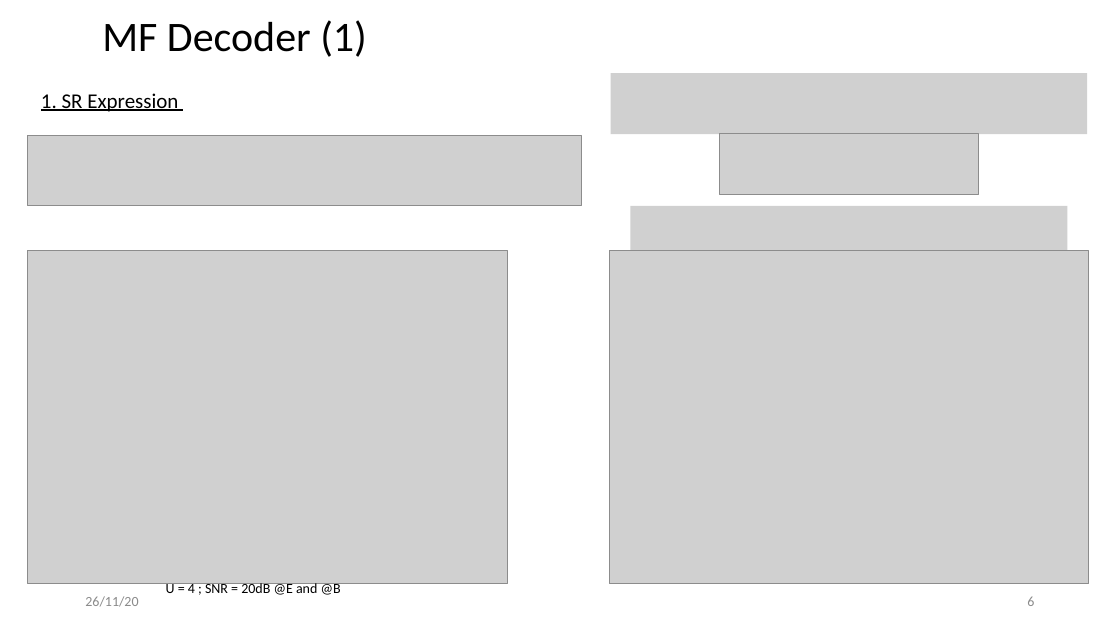
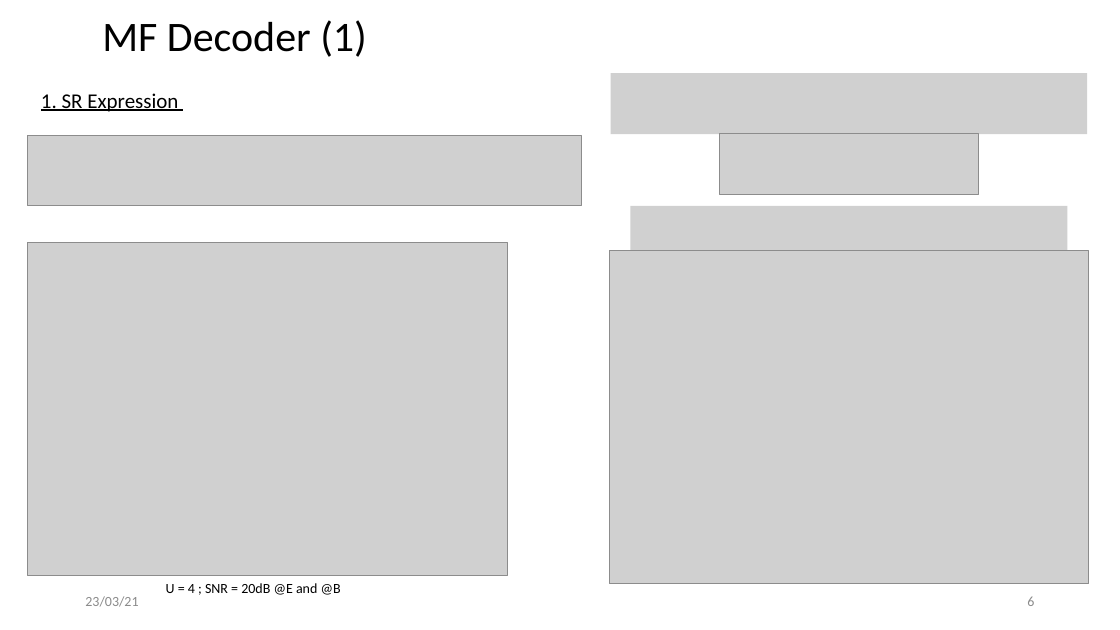
Before and after one commit to sigolste/PhD, a slide deck: slide 6 of Presentation/ICSI_26112020.pptx. Drawn at 1120x630 pixels with LibreOffice and Linux fonts; fonts in the diff are those of the drawing; grey boxes stand for pictures. Boxes give left, top, right and bottom in pixels: in the first picture for what was removed or moved away, otherwise in the second. Text is boxed around its words. In the diff, an @@ line names an element or a change of style, - is before the commit and + after.

```diff
--- a/Presentation/ICSI_26112020.pptx
+++ b/Presentation/ICSI_26112020.pptx
@@ picture: place and size @@
-picture at (28,250,507,584)
+picture at (28,242,507,576)
@@ text at (85,596,138,607): text changed @@
-26/11/20
+23/03/21
```
Also in this commit, not shown: 7 other slides changed, 36 other files.
